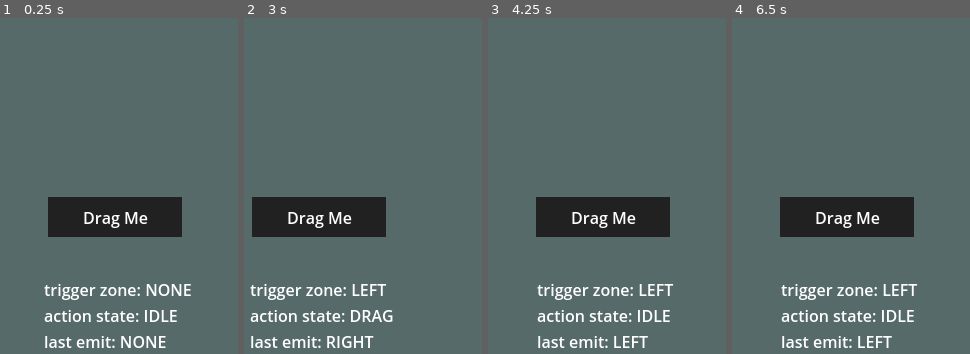
Above: before the commit, frames 1-4 (left to right).
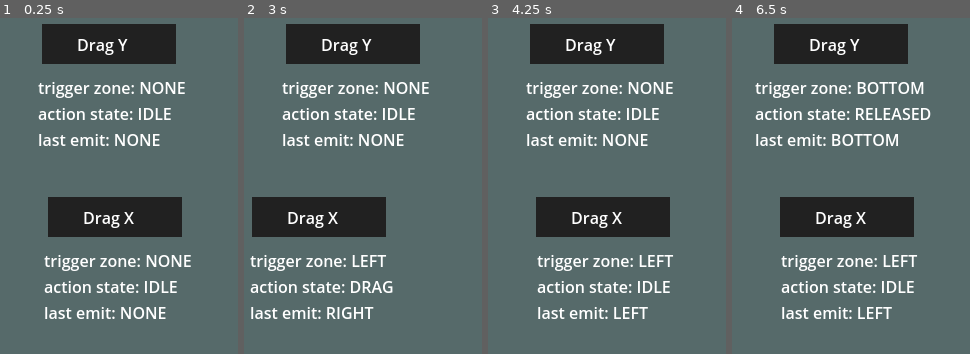
Above: after the commit, the same moments.

Repository: davidbragg/godot-experiments
Game: Godot game, scene res://scenes/main.tscn
Same seed, same stepped clock (60 frames per second), same inputs: the game is played once before the commit and once after it.
Inputs (mouse positions are in pixels of both pictures, inside the frame that each line leads up to):
- Up to frame 1 (0.25 s): no input
- Up to frame 2 (3 s): tap Enter at 0.5, 2.75 s; drag from (358, 216) to (408, 105) at 0.52 s; drag from (258, 243) to (334, 317) at 1.27 s; tap Space at 2 s; move the mouse to (408, 105) at 2.02 s; click (408, 105) at 2.17 s; drag from (334, 317) to (outside the picture) at 2.77 s
- Up to frame 3 (4.25 s): move the mouse to (outside the picture) at 3.52 s; click (outside the picture) at 3.67 s
- Up to frame 4 (6.5 s): tap Space at 4.25, 5.75 s; drag from (outside the picture) to (772, 91) at 4.27 s; tap Enter at 5 s; move the mouse to (872, 216) at 5.02 s; click (872, 216) at 5.17 s; drag from (772, 91) to (746, 243) at 5.77 s

The runs differ from the first frame. In frame 1, 15% of the frame differs, in the area x 15-81%, y 1-99%; in frame 2, 14%; in frame 3, 14%; in frame 4, 15%, in the area x 9-84%, y 1-99%.

Commit message:
add export var on label text, dedicated X & Y instances in main scene

Diff:
--- a/elastic-controls/scenes/draggable_color_rect.tscn
+++ b/elastic-controls/scenes/draggable_color_rect.tscn
@@ -27,7 +27,6 @@
 text = "Drag Me"
 
 [node name="DebugInfo" type="Label" parent="."]
-visible = false
 layout_mode = 1
 anchors_preset = 8
 anchor_left = 0.5
@@ -35,9 +34,9 @@
 anchor_right = 0.5
 anchor_bottom = 0.5
 offset_left = -30.0
-offset_top = 87.0
+offset_top = 58.0
 offset_right = 35.0
-offset_bottom = 110.0
+offset_bottom = 81.0
 grow_horizontal = 2
 grow_vertical = 2
 mouse_filter = 1
--- a/elastic-controls/scenes/main.tscn
+++ b/elastic-controls/scenes/main.tscn
@@ -9,6 +9,15 @@
 anchor_bottom = 1.0
 grow_horizontal = 2
 grow_vertical = 2
+
+[node name="DraggableColorRect2" parent="." instance=ExtResource("1_o5qli")]
+layout_mode = 0
+offset_left = 177.0
+offset_top = 57.0
+offset_right = 311.0
+offset_bottom = 97.0
+constrain_axis_direction = 1
+label_text = "Drag Y"
 
 [node name="DraggableColorRect" parent="." instance=ExtResource("1_o5qli")]
 layout_mode = 1
@@ -23,3 +32,4 @@
 offset_bottom = 20.0
 grow_horizontal = 2
 grow_vertical = 2
+label_text = "Drag X"
--- a/elastic-controls/src/draggable_color_rect.gd
+++ b/elastic-controls/src/draggable_color_rect.gd
@@ -10,6 +10,7 @@
 @export var trigger_threshold: int = 90
 @export var constrain_axis_direction: ConstraintAxis = ConstraintAxis.X
 @export var release_tween_length: float = 0.3
+@export var label_text: String = "Drag Me"
 
 # set to (inf, inf) to act as a null/unset state
 var node_start_position: Vector2
@@ -28,6 +29,7 @@
 		assert(max_offset.y >= trigger_threshold, "Trigger Threshold > Max Offset y. Trigger is unreachable.")
 
 	node_start_position = position
+	$Label.text = label_text
 
 	if OS.is_debug_build():
 		debug_info()
